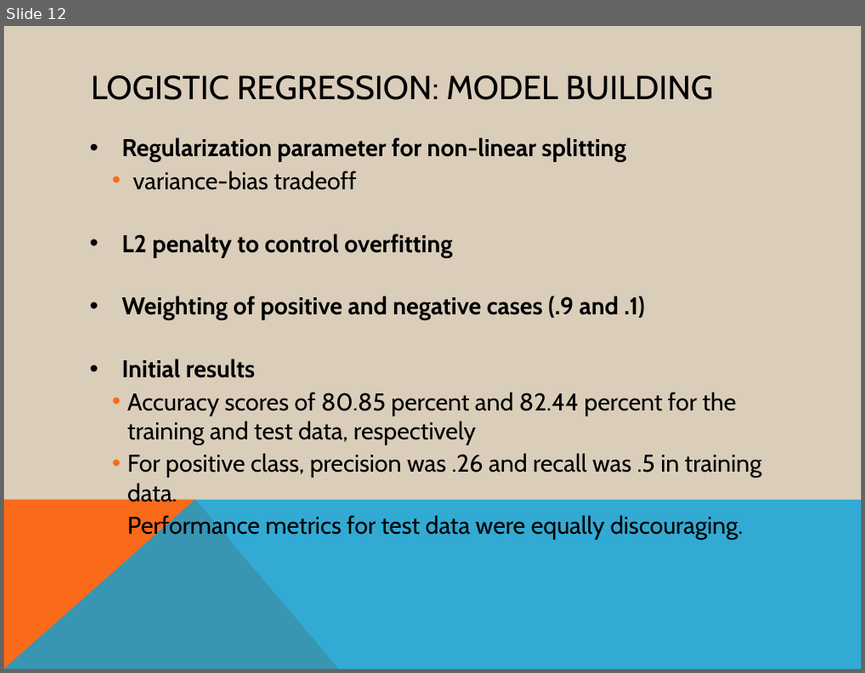
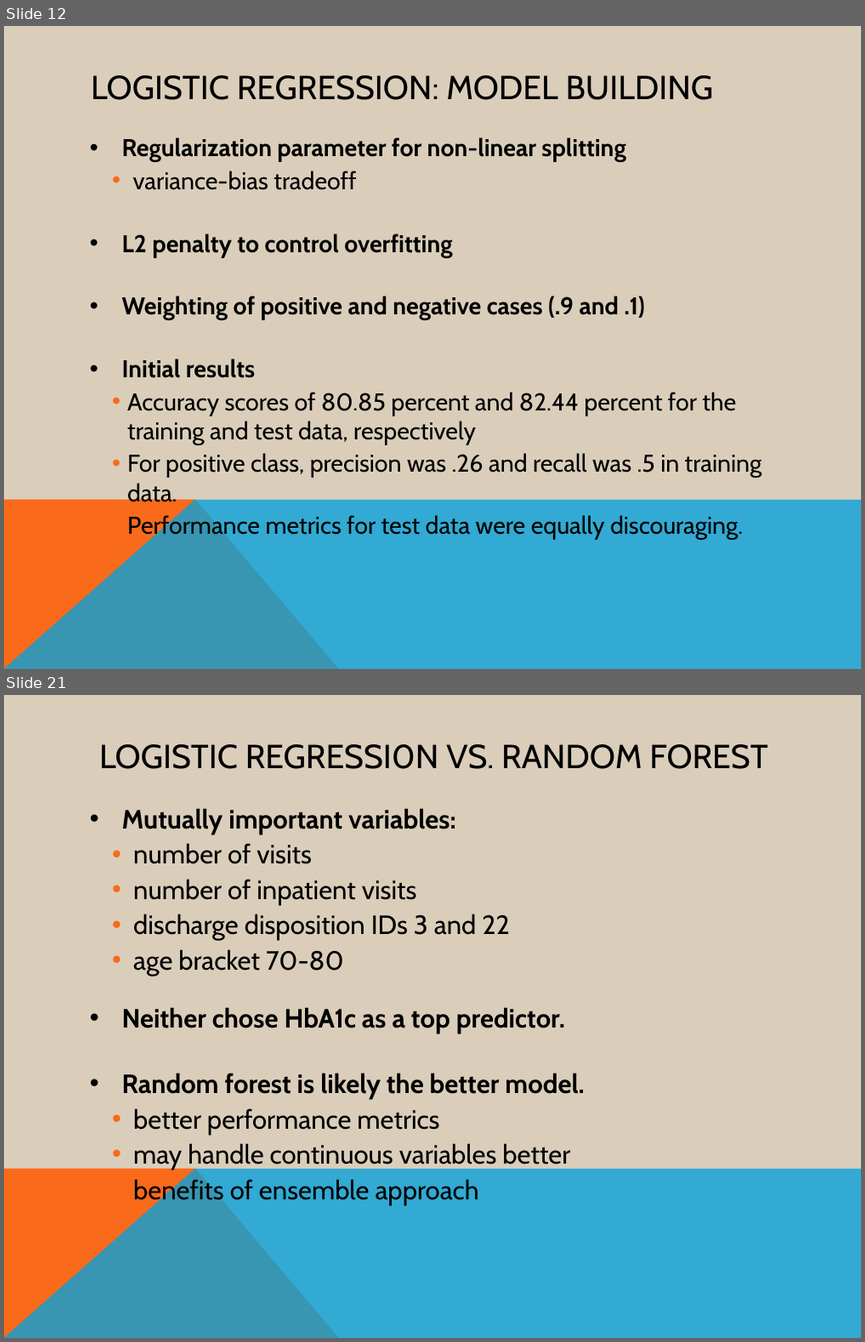
Before and after one commit to AOlden/sb-projects, a slide deck: diabetes_readmission/CP1_deck.pptx. Shown one above the other, each under a label of ours: slide 12 before the commit, slides 12 and 21 after it; the slides between them are not shown. The pictures are 865x673 and 865x1342 pixels, drawn with LibreOffice and Linux fonts; fonts in the diff are those of the drawing. Boxes give left, top, right and bottom in pixels: in the first picture for what was removed or moved away, otherwise in the second. Text is boxed around its words. In the diff, an @@ line names an element or a change of style, - is before the commit and + after.

```diff
--- a/diabetes_readmission/CP1_deck.pptx
+++ b/diabetes_readmission/CP1_deck.pptx
@@ slide 21 added at (x1=4, y1=695, x2=861, y2=1338), background #DACEBB; not listed: 2 template elements that a slide beside it also shows @@
@@ title added at (x1=99, y1=744, x2=767, y2=769), 28 pt, text #000000 @@
+LOGISTIC REGRESSI0N VS. RANDOM FOREST
@@ text added at (x1=122, y1=808, x2=584, y2=1205), 22.2 pt, text #000000 @@
+• Mutually important variables:
+    • number of visits
+    • number of inpatient visits
+    • discharge disposition IDs 3 and 22
+    • age bracket 70-80
+• Neither chose HbA1c as a top predictor.
+• Random forest is likely the better model.
+    • better performance metrics
+    • may handle continuous variables better
+    • benefits of ensemble approach
```
Also in this commit, not shown: 12 other slides added, 2 slides removed.
